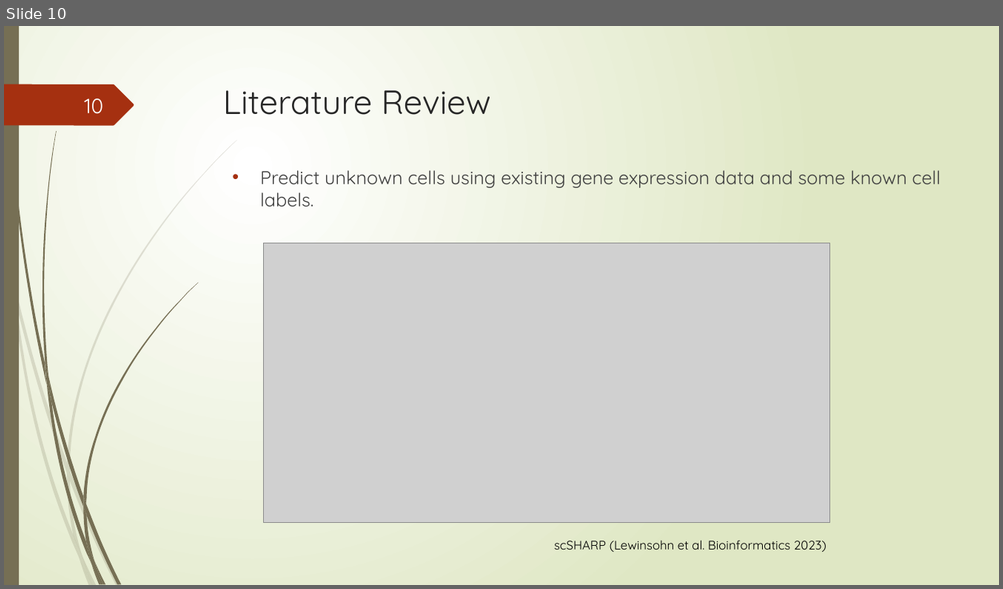
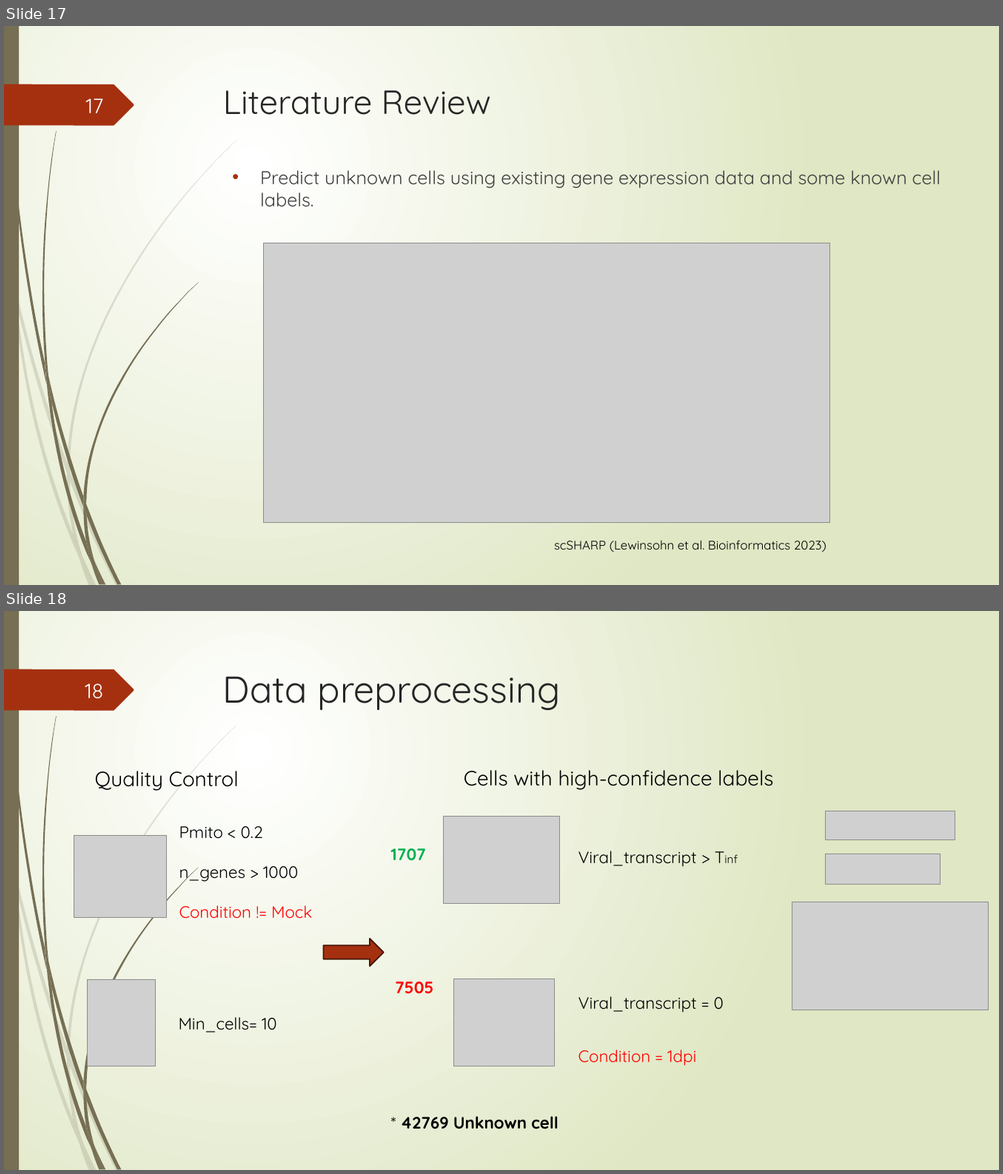
Before and after one commit to Lai-jun-yan/Academia-Sinica-internship-project, a slide deck: 暑期實習進度報告/presentation_final.pptx. Shown one above the other, each under a label of ours: slide 10 before the commit, slides 17 and 18 after it. The pictures are 1003x589 and 1003x1174 pixels, drawn with LibreOffice and Linux fonts; fonts in the diff are those of the drawing; grey boxes stand for pictures. Boxes give left, top, right and bottom in pixels: in the first picture for what was removed or moved away, otherwise in the second. Text is boxed around its words. In the diff, an @@ line names an element or a change of style, - is before the commit and + after.

```diff
--- a/暑期實習進度報告/presentation_final.pptx
+++ b/暑期實習進度報告/presentation_final.pptx
@@ slide 18 added at box(4, 611, 999, 1170), background gradient #FFFFFF to #DFE8C4; not listed: 24 template elements that a slide beside it also shows @@
@@ title added at box(223, 676, 560, 710), 36 pt, text #262626 @@
+Data preprocessing
@@ page number added at box(85, 684, 103, 699), 20 pt, text #FEFFFF @@
+18
@@ text added at box(95, 771, 239, 791), 20 pt, text #000000 @@
+Quality Control
@@ text added at box(464, 770, 773, 790), 20 pt, text #000000 @@
+Cells with high-confidence labels
@@ text added at box(179, 826, 312, 919), 16 pt, text #000000 @@
+Pmito < 0.2
+n_genes > 1000
+Condition != Mock
@@ picture added at box(444, 816, 559, 903) @@
@@ picture added at box(825, 811, 955, 840) @@
@@ picture added at box(74, 835, 168, 917) @@
@@ text added at box(391, 849, 426, 861), 16 pt, text #00B050, bold @@
+1707
@@ text added at box(578, 851, 697, 867), 16 pt, text #000000 @@
+Viral_transcript > Tinf
@@ picture added at box(825, 854, 940, 884) @@
@@ picture added at box(792, 903, 987, 1010) @@
@@ right arrow added at box(324, 939, 384, 966), fill #A53010, outline #481507 1.25 pt @@
@@ picture added at box(88, 980, 156, 1067) @@
@@ text added at box(395, 982, 433, 994), 16 pt, text #FF0000, bold @@
+7505
@@ picture added at box(454, 980, 555, 1067) @@
@@ text added at box(578, 997, 723, 1066), 16 pt, text #000000 @@
+Viral_transcript = 0
+Condition = 1dpi
@@ text added at box(179, 1017, 277, 1033), 16 pt, text #000000 @@
+Min_cells= 10
@@ text added at box(401, 1116, 558, 1130), 16 pt, text #000000, bold @@
+* 42769 Unknown cell
@@ what was slide 10 is now slide 17 @@
@@ page number at box(86, 99, 104, 113): text changed @@
-10
+17
```
Also in this commit, not shown: 5 slides changed, 18 other slides added, 3 slides removed.
